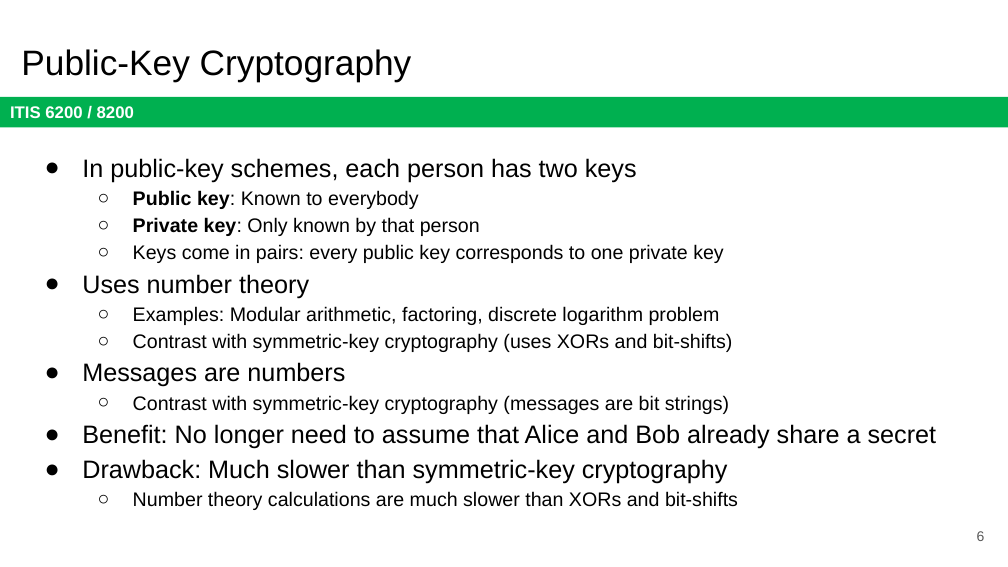
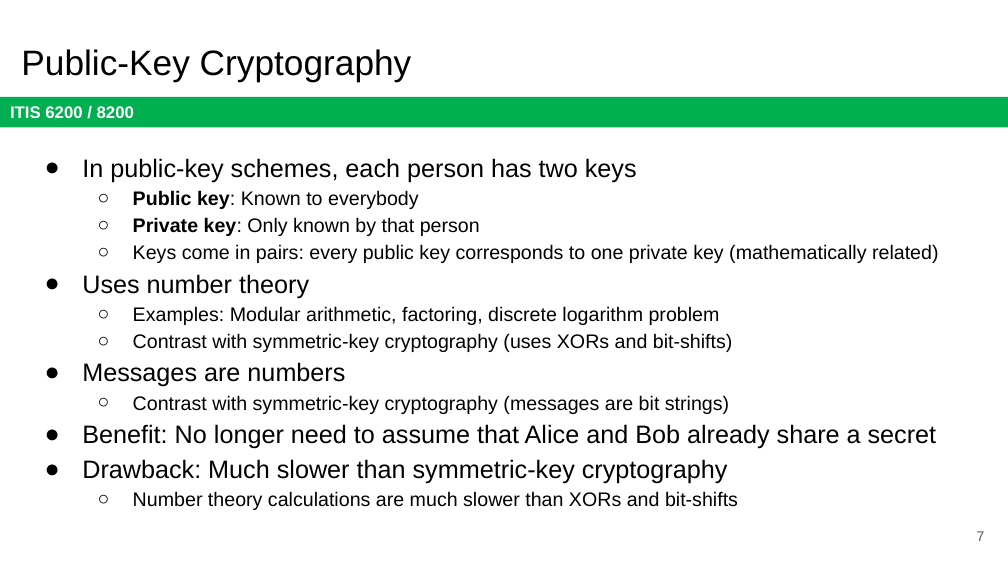
Before and after one commit to jx5c/github.io, a slide deck: slide 7 of teaching/ITIS6200/2023fa/lectures/lec06.pptx (slide 6 before the commit). Drawn at 1008x567 pixels with LibreOffice and Linux fonts; fonts in the diff are those of the drawing. Boxes give left, top, right and bottom in pixels: in the first picture for what was removed or moved away, otherwise in the second. Text is boxed around its words. In the diff, an @@ line names an element or a change of style, - is before the commit and + after.

```diff
--- a/teaching/ITIS6200/2023fa/lectures/lec06.pptx
+++ b/teaching/ITIS6200/2023fa/lectures/lec06.pptx
@@ text at [133, 244, 939, 263]: text changed @@
-  ○ Keys come in pairs: every public key corresponds to one private key
+  ○ Keys come in pairs: every public key corresponds to one private key (mathematically related)
@@ page number at [977, 531, 985, 541]: text changed @@
-6
+7
```
Also in this commit, not shown: 2 other slides changed, 2 slides added.
